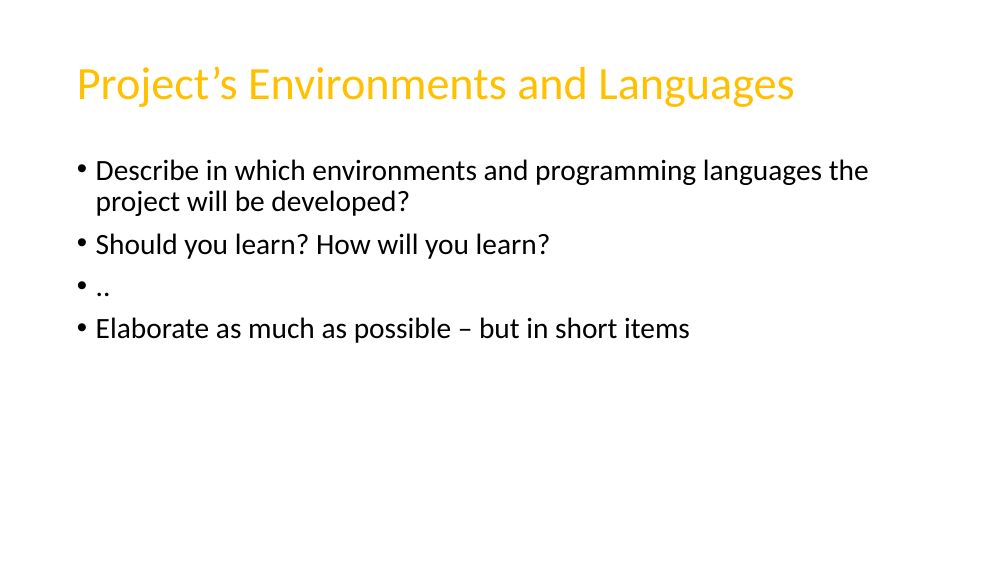
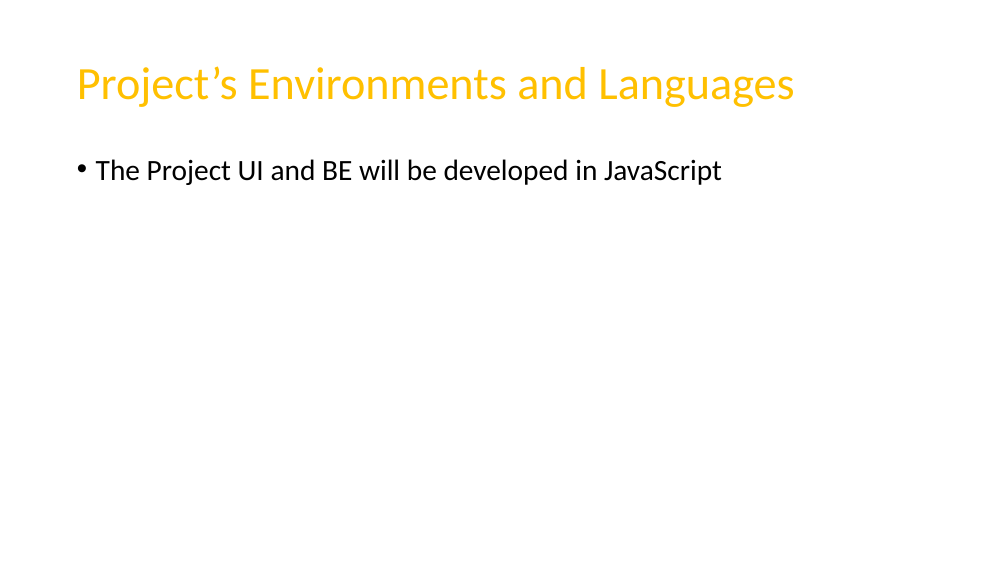
Before and after one commit to RoiTief/Exam-Management-System, a slide deck: slide 10 of docs/Exam Management System - PROPOSAL.pptx. Drawn at 1008x567 pixels with LibreOffice and Linux fonts; fonts in the diff are those of the drawing. Boxes give left, top, right and bottom in pixels: in the first picture for what was removed or moved away, otherwise in the second. Text is boxed around its words. In the diff, an @@ line names an element or a change of style, - is before the commit and + after.

```diff
--- a/docs/Exam Management System - PROPOSAL.pptx
+++ b/docs/Exam Management System - PROPOSAL.pptx
@@ text at (96,159,722,185): text changed @@
-• Describe in which environments and programming languages the project will be developed?
-• Should you learn? How will you learn?
-• ..
-• Elaborate as much as possible – but in short items
+• The Project UI and BE will be developed in JavaScript
```
Also in this commit, not shown: 4 other slides changed, 1 slide added, 1 slide removed, 1 other file.
